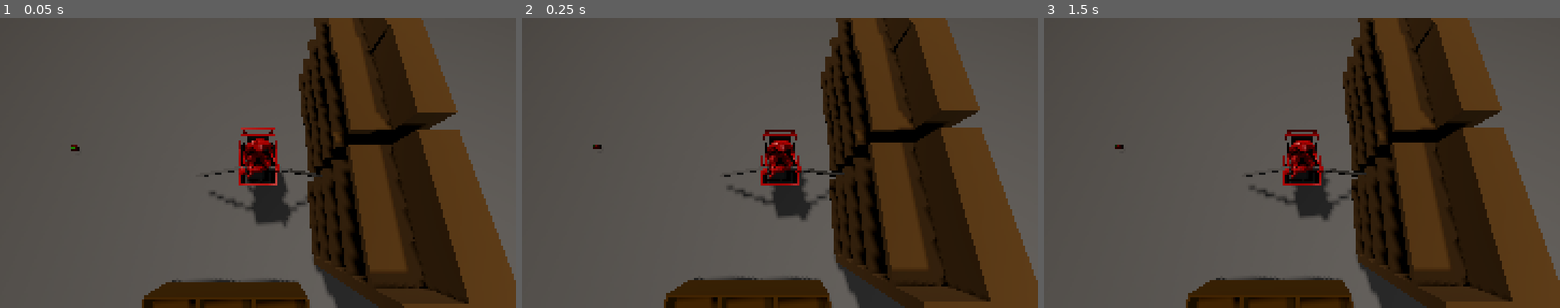
Above: before the commit, frames 1-3 (left to right).
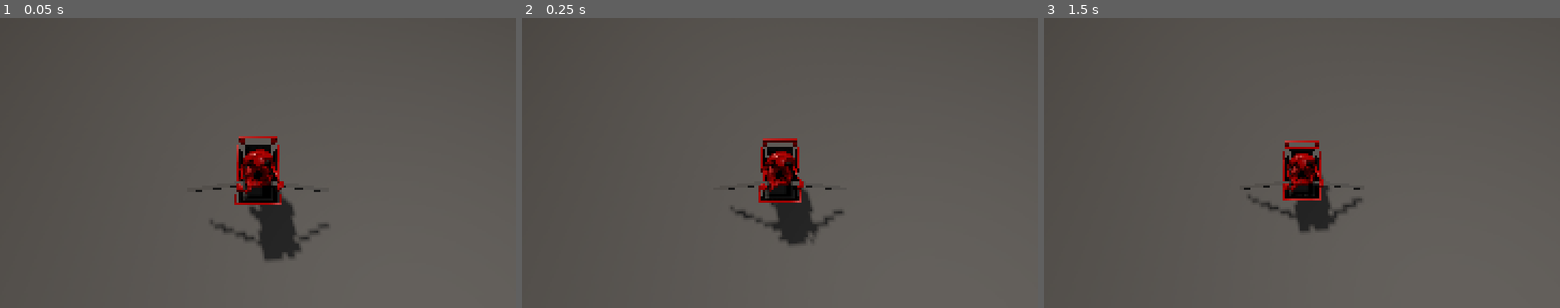
Above: after the commit, the same moments.

Repository: tm-nielsen/trolley-problem
Game: Godot game, scene res://scenes/root.tscn
The game is run twice, just before and just after one commit, with the same random seed, the same clock (stepped at 60 frames per second) and the same inputs.
Inputs:
- Up to frame 1 (0.05 s): no input
- Up to frame 2 (0.25 s): no input
- Up to frame 3 (1.5 s): tap Enter at 1.25 s

The runs differ from the first frame. In frame 1, 37% of the frame differs, in the area x 13-100%, y 0-100%; in frame 2, 37%; in frame 3, 37%.

Commit message:
Organized scene, adjusting cart physics properties

Diff:
--- a/scenes/movement_test.tscn
+++ b/scenes/movement_test.tscn
@@ -19,6 +19,10 @@
 
 [sub_resource type="BoxMesh" id="BoxMesh_08uda"]
 size = Vector3(0.05, 1, 0.05)
+
+[sub_resource type="SphereMesh" id="SphereMesh_t354w"]
+radius = 0.1
+height = 0.2
 
 [sub_resource type="WorldBoundaryShape3D" id="WorldBoundaryShape3D_qolh1"]
 
@@ -46,24 +50,26 @@
 
 [node name="Player" type="CharacterBody3D" parent="." node_paths=PackedStringArray("right_paddle", "left_paddle")]
 script = ExtResource("1_d5coj")
-push_force = 5.0
+push_force = 2.0
+friction = 0.05
+angular_friction = 0.2
 right_paddle = NodePath("Paddles/Right")
 left_paddle = NodePath("Paddles/Left")
 
 [node name="Base Collider" type="CollisionShape3D" parent="Player"]
-transform = Transform3D(1, 0, 0, 0, 1, 0, 0, 0, 1, 0, -0.327505, -0.0193456)
+transform = Transform3D(1, 0, 0, 0, 1, 0, 0, 0, 1, 0, -0.027505, 0.280654)
 shape = SubResource("BoxShape3D_nyyim")
 
 [node name="Bucket Collider" type="CollisionShape3D" parent="Player"]
-transform = Transform3D(1, 0, 0, 0, 1, 0, 0, 0, 1, 0, 0.129229, 0.0214779)
+transform = Transform3D(1, 0, 0, 0, 1, 0, 0, 0, 1, 0, 0.429229, 0.321478)
 shape = SubResource("BoxShape3D_755td")
 
 [node name="Cart" type="MeshInstance3D" parent="Player"]
-transform = Transform3D(0.02, 0, 0, 0, -8.74228e-10, 0.02, 0, -0.02, -8.74228e-10, 0, 0, 0)
+transform = Transform3D(0.02, 0, 0, 0, -8.74228e-10, 0.02, 0, -0.02, -8.74228e-10, 0, 0.3, 0.3)
 mesh = ExtResource("1_nyyim")
 
 [node name="Paddles" type="Node3D" parent="Player"]
-transform = Transform3D(1, 0, 0, 0, 1, 0, 0, 0, 1, 0, 0.15, 0.2)
+transform = Transform3D(1, 0, 0, 0, 1, 0, 0, 0, 1, 0, 0.45, 0.5)
 
 [node name="Left" type="Node3D" parent="Player/Paddles"]
 transform = Transform3D(1, 0, 0, 0, 1, 0, 0, 0, 1, -0.25, 0.25, 0)
@@ -91,29 +97,35 @@
 mesh = SubResource("BoxMesh_08uda")
 skeleton = NodePath("../..")
 
-[node name="StaticBody3D" type="StaticBody3D" parent="."]
+[node name="MeshInstance3D" type="MeshInstance3D" parent="Player"]
+mesh = SubResource("SphereMesh_t354w")
+
+[node name="Ground" type="StaticBody3D" parent="."]
 transform = Transform3D(1, 0, 0, 0, 1, 0, 0, 0, 1, 0, -0.5, 0)
 
-[node name="CollisionShape3D" type="CollisionShape3D" parent="StaticBody3D"]
+[node name="CollisionShape3D" type="CollisionShape3D" parent="Ground"]
 shape = SubResource("WorldBoundaryShape3D_qolh1")
 
-[node name="MeshInstance3D" type="MeshInstance3D" parent="StaticBody3D"]
+[node name="MeshInstance3D" type="MeshInstance3D" parent="Ground"]
 mesh = SubResource("PlaneMesh_gdjh5")
 
-[node name="Shelf" parent="." instance=ExtResource("4_3v85x")]
+[node name="Props" type="Node3D" parent="."]
+visible = false
+
+[node name="Shelf" parent="Props" instance=ExtResource("4_3v85x")]
 transform = Transform3D(1, 0, 0, 0, 1, 0, 0, 0, 1, 1.18366, -0.5, -0.565019)
 
-[node name="ShelfCorner" parent="." instance=ExtResource("5_mp4pn")]
+[node name="ShelfCorner" parent="Props" instance=ExtResource("5_mp4pn")]
 transform = Transform3D(1, 0, 0, 0, 1, 0, 0, 0, 1, 1.13532, -0.5, 0.850759)
 
-[node name="ShelfDouble" parent="." instance=ExtResource("6_t354w")]
+[node name="ShelfDouble" parent="Props" instance=ExtResource("6_t354w")]
 transform = Transform3D(1, 0, 0, 0, 1, 0, 0, 0, 1, 1.14055, -0.5, -1.62481)
 
-[node name="ShelfProduce" parent="." instance=ExtResource("7_l606k")]
+[node name="ShelfProduce" parent="Props" instance=ExtResource("7_l606k")]
 transform = Transform3D(1, 0, 0, 0, 1, 0, 0, 0, 1, -0.395856, -0.38549, 2.51541)
 
-[node name="ShelfFrozen" parent="." instance=ExtResource("8_3v85x")]
+[node name="ShelfFrozen" parent="Props" instance=ExtResource("8_3v85x")]
 transform = Transform3D(1, 0, 0, 0, 1, 0, 0, 0, 1, -2.52517, -0.5, 3.89883)
 
-[node name="Produce_Tomapple" parent="." instance=ExtResource("10_s4463")]
+[node name="Produce_Tomapple" parent="Props" instance=ExtResource("10_s4463")]
 transform = Transform3D(1, 0, 0, 0, 1, 0, 0, 0, 1, -3.5823, -0.499749, -0.438797)
Not shown: 1 places in scenes/movement_test.tscn that only renumber resources
